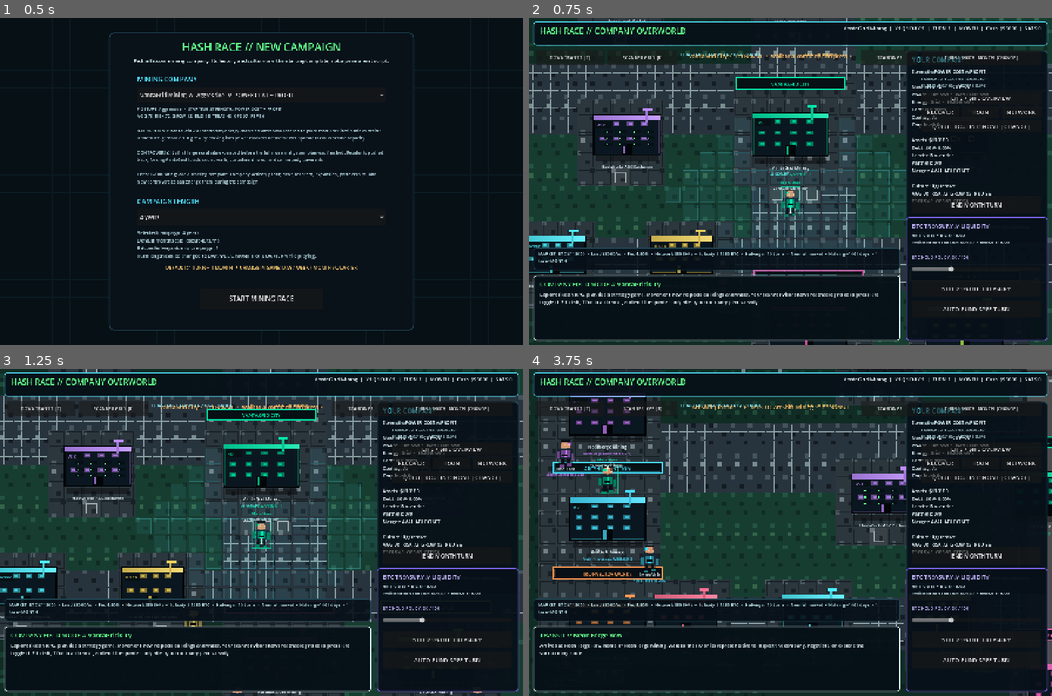
Above: before the commit, frames 1-4 (two rows, left to right).
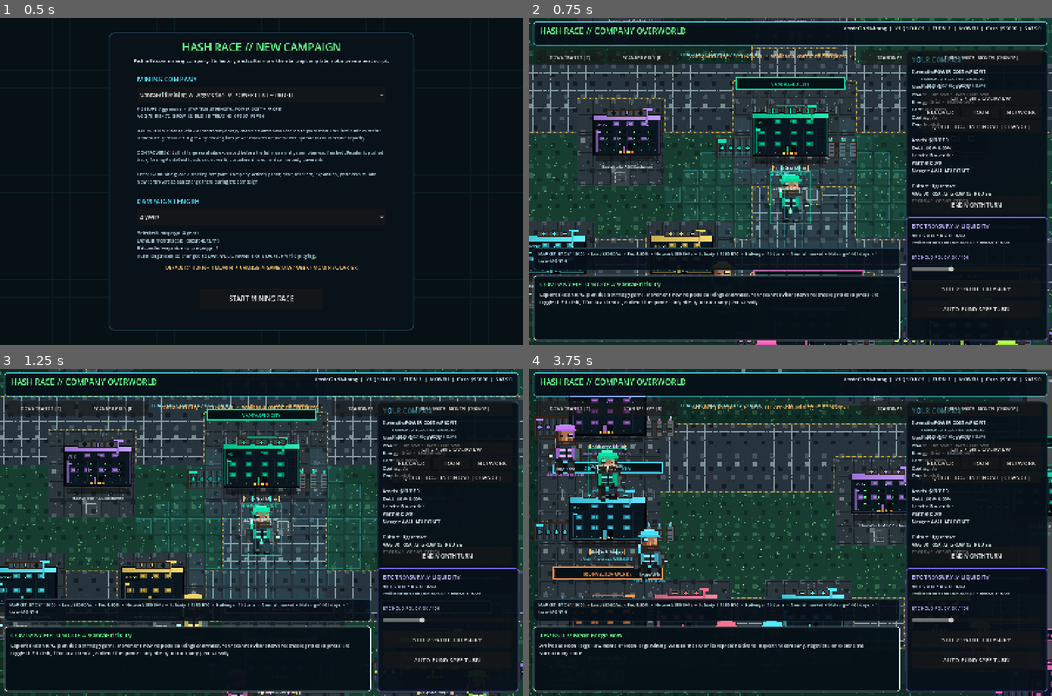
Above: after the commit, the same moments.

Repository: 1freetech/HashRace
Game: Godot game, scene res://scenes/campaign_setup.tscn
Two runs of this game, one before a commit and one after it. Both use one fixed random seed, a clock stepped at 60 frames per second and the inputs below.
Inputs (mouse positions are in pixels of both pictures, inside the frame that each line leads up to):
- Up to frame 1 (0.5 s): no input
- Up to frame 2 (0.75 s): click "START MINING RACE" at 0.5 s
- Up to frame 3 (1.25 s): no input
- Up to frame 4 (3.75 s): tap E at 1.25, 1.35, 2, 2.75, 3.5 s; move the mouse to (905, 516) at 1.27 s; hold D 1.28-2.03 s; click (905, 516) at 1.42 s; tap Space at 1.52, 2.27 s; move the mouse to (685, 548) at 2.02 s; hold S 2.03-2.78 s; tap Enter at 2.1 s; move the mouse to (842, 460) at 2.77 s; hold D 2.78-3.53 s; tap R at 2.85 s; move the mouse to (764, 597) at 3.52 s; hold W from 3.53 s (still down); tap T at 3.6 s; click (764, 597) at 3.67 s

Frame 1 is identical in both runs. In frame 2, 3.3% of the frame differs, in the area x 0-100%, y 0-100%; in frame 3, 3.3%; in frame 4, 4.3%, in the area x 0-100%, y 3-100%.

Commit message:
Hash Race v0.032 routes the live world through the new pixel-detail rendering layer while preserving the existing burnout and strategy inheritance chain.

Diff:
--- a/Godot/scenes/world.tscn
+++ b/Godot/scenes/world.tscn
@@ -1,7 +1,7 @@
 [gd_scene load_steps=3 format=3]
 
-; world_burnout.gd -> world_life_ops.gd -> world_league_standings.gd -> world_company_effects.gd preserves the league, life, company effects, flexible time, RPG and mining simulation inheritance chain.
-[ext_resource path="res://scripts/world_burnout.gd" type="Script" id="1_world"]
+; world_visual_detail.gd -> world_burnout.gd -> world_life_ops.gd -> world_league_standings.gd -> world_company_effects.gd preserves the league, life, company effects, flexible time, RPG, mining simulation, and visual-detail inheritance chain.
+[ext_resource path="res://scripts/world_visual_detail.gd" type="Script" id="1_world"]
 [ext_resource path="res://scripts/live_treasury_controls.gd" type="Script" id="2_treasury"]
 
 [node name="HashRaceRPGStrategyWorld" type="Node2D"]
@@ -36,5 +36,5 @@
 offset_bottom = 500.0
 theme_override_colors/font_color = Color(0.745, 0.91, 0.94, 1)
 theme_override_font_sizes/font_size = 16
-text = "Building mining towns, league standings, life + oper …(85 unchanged characters)… es, material rating effects, strategy UI and collision grid...\n\nIf this screen remains, the world controller failed to initialize."
+text = "Building mining towns, league standings, life + oper …(85 unchanged characters)… es, material rating effects, strategy UI, collision grid, and detailed pixel-art mining sites...\n\nIf this screen remains, the world controller failed to initialize."
 horizontal_alignment = 1
